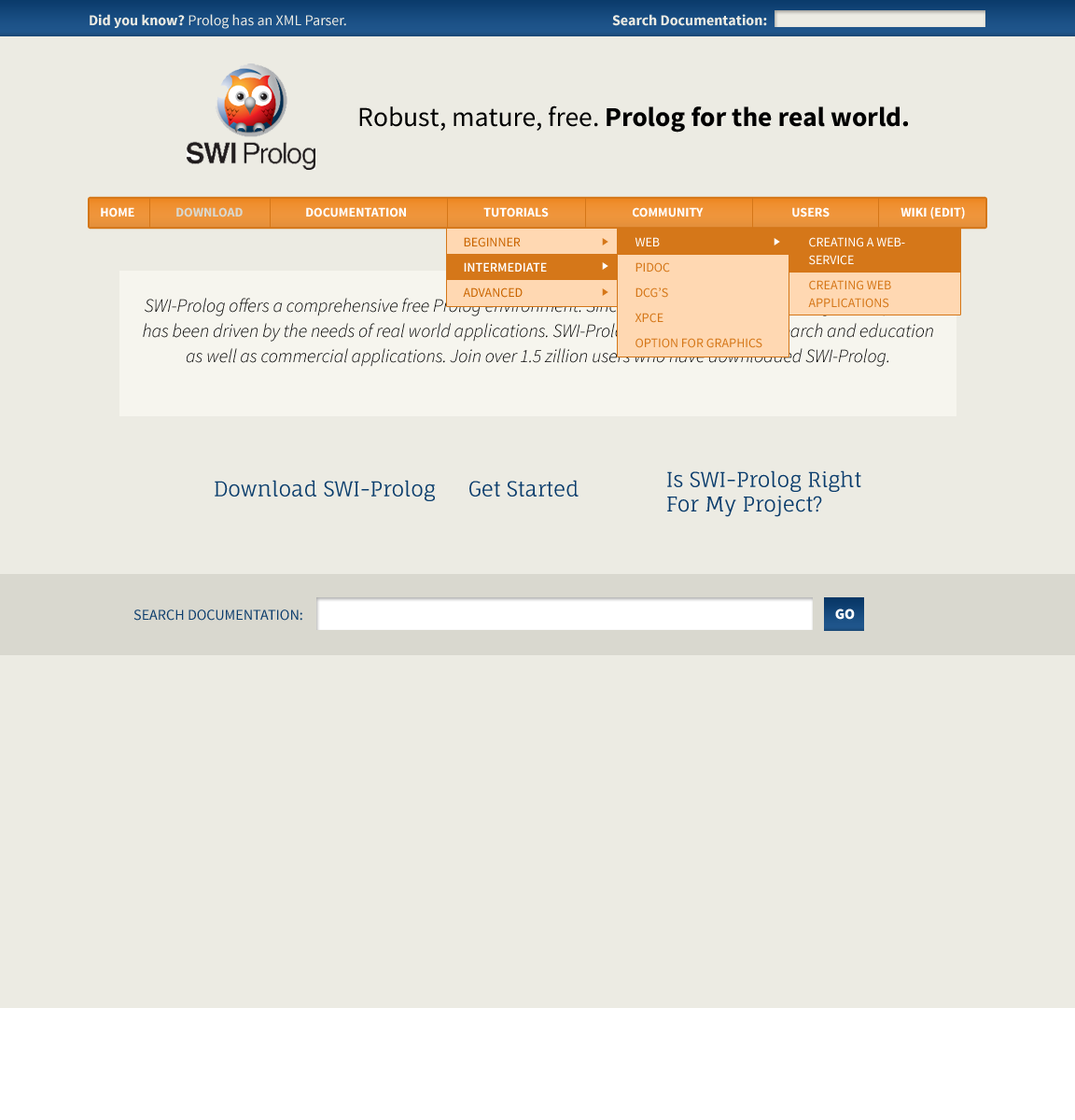
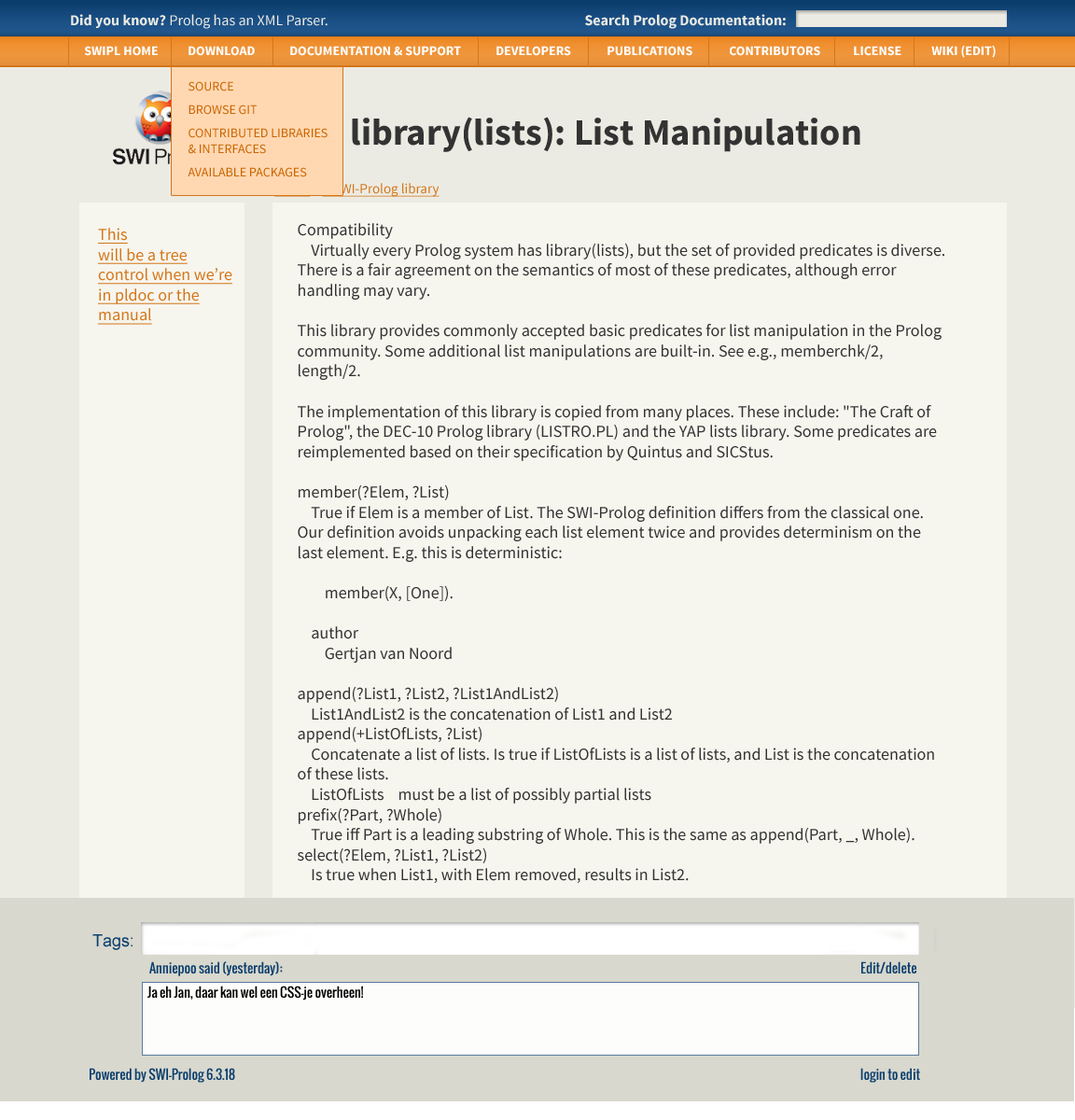
Layers edited between the first and the second w=1075, h=1120 image:
hid group "V2 menu below" (67 layers) over [0, 10, 1075, 655]
renamed "Did you know? Prolog has an XML Parser." to "Did you know? SWI-Prolog has an XML Parser.", painted on it over [89, 13, 347, 29]
hid "Creating a web- service creating web applications" over [807, 236, 906, 308]
renamed "4" to "WEB > Icon", hid it over [773, 237, 780, 246]
renamed "Rectangle 6 copy 4" to "tertiary dropdown highlight", hid it over [789, 228, 961, 273]
renamed "Rectangle 3 copy 2" to "tertiary dropdown", hid it over [789, 228, 961, 315]
showed group "V1 menu top/CONTENT - 2COL" (57 layers) over [0, 10, 1075, 1101]
